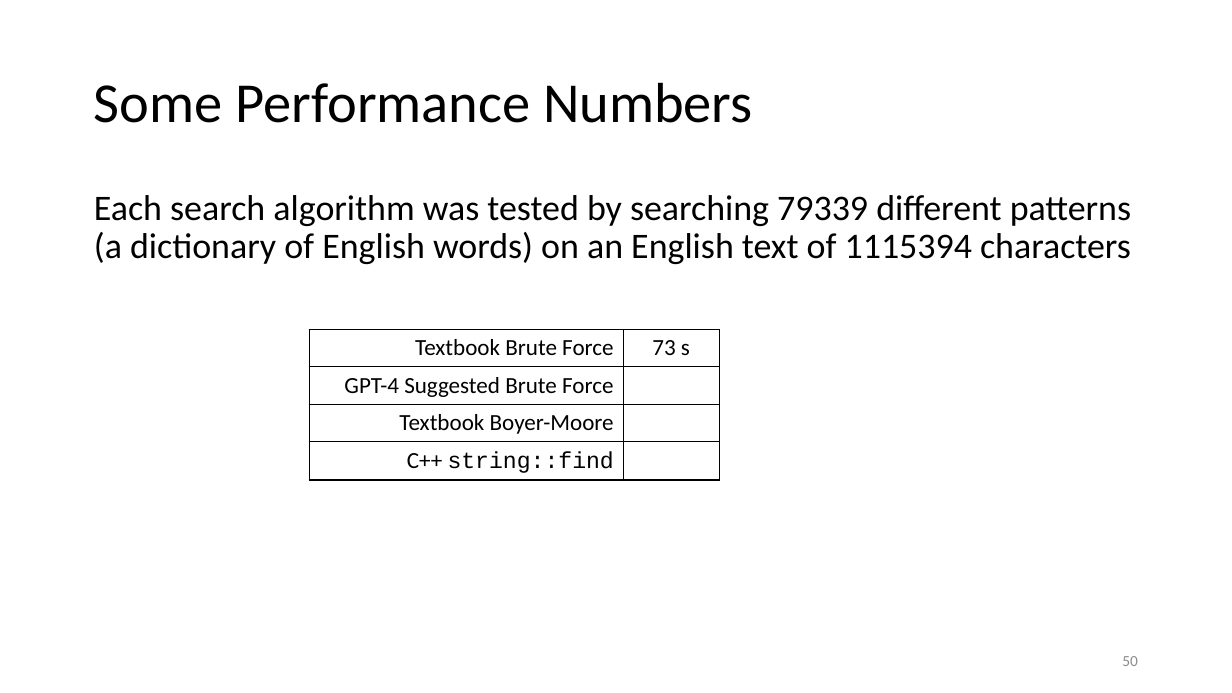
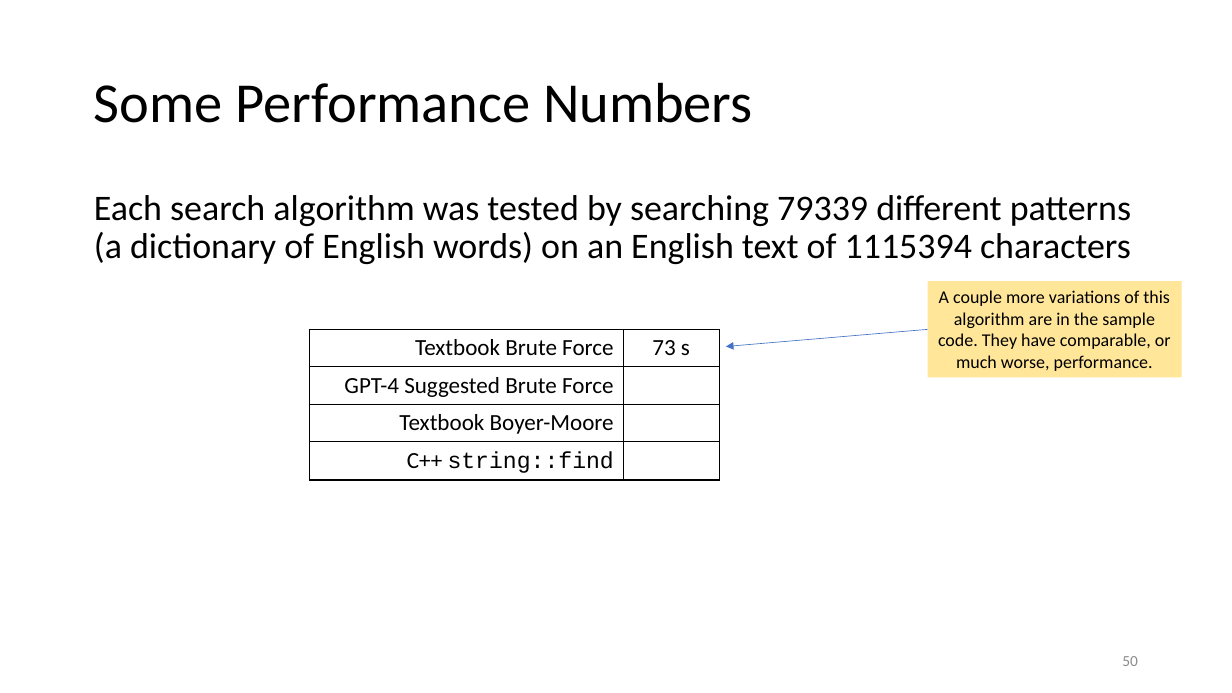
Before and after one commit to tjd1234/cmpt225fall2023, a slide deck: slide 50 of lecture_notes/week12/week12_strings.pptx. Drawn at 1232x693 pixels with LibreOffice and Linux fonts; fonts in the diff are those of the drawing. Boxes give left, top, right and bottom in pixels: in the first picture for what was removed or moved away, otherwise in the second. Text is boxed around its words. In the diff, an @@ line names an element or a change of style, - is before the commit and + after.

```diff
--- a/lecture_notes/week12/week12_strings.pptx
+++ b/lecture_notes/week12/week12_strings.pptx
@@ rectangle added at (928, 281, 1182, 377), fill #FFE699, 14 pt, text #000000 @@
+A couple more variations of this algorithm are in the sample code. They have comparable, or much worse, performance.
@@ arrow added from (928, 329) to (726, 347), #4472C4 0.5 pt @@
```
Also in this commit, not shown: 1 other slide changed, 1 other file.
